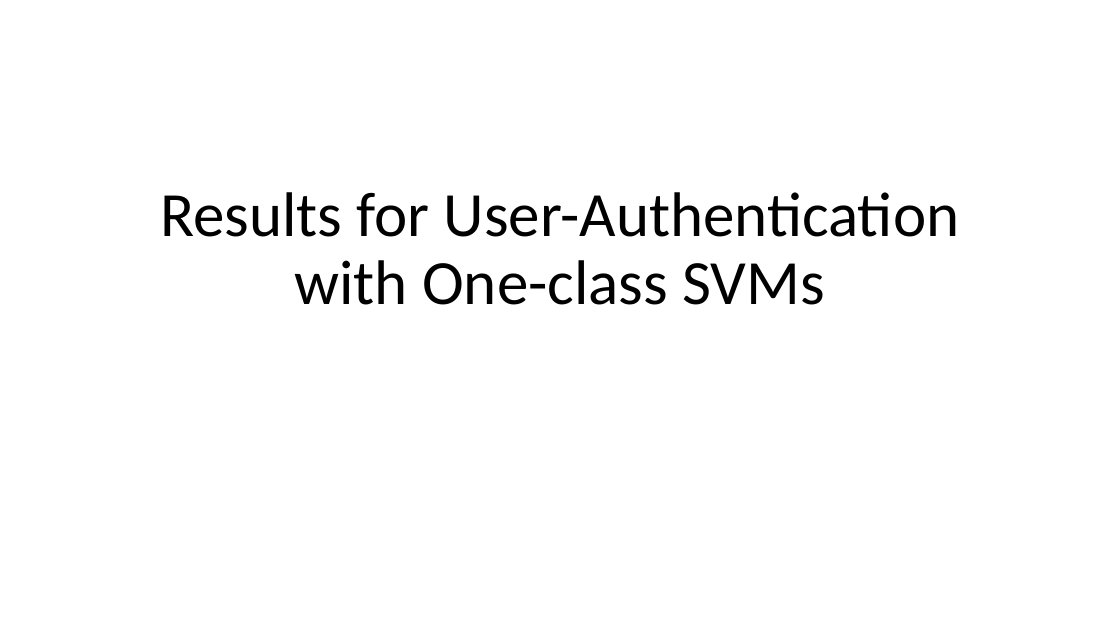
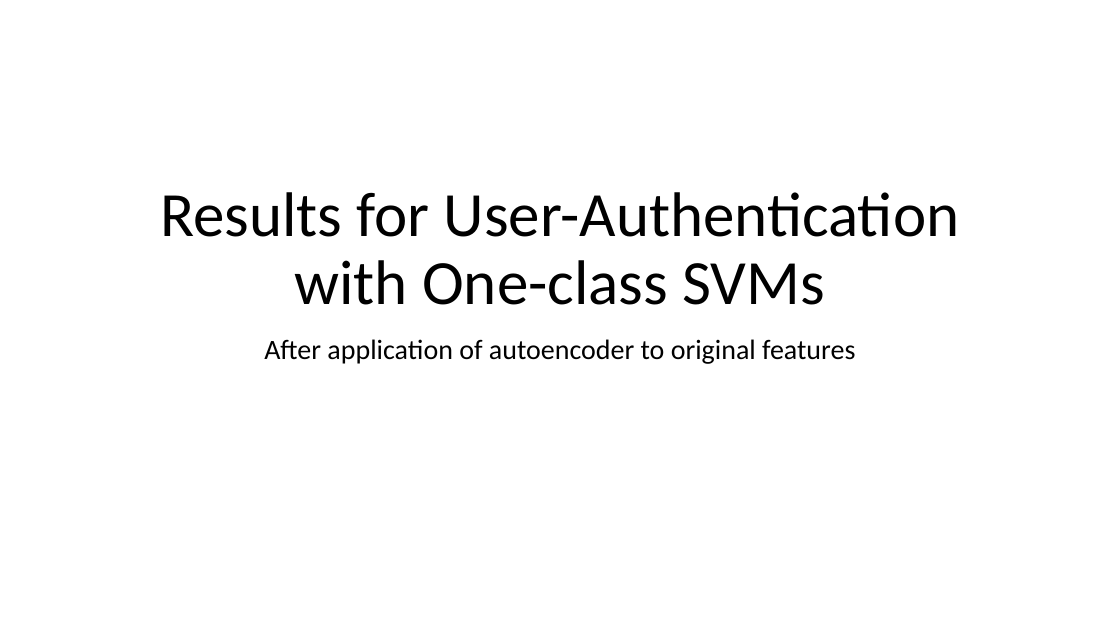
Before and after one commit to Elsee/Thesis, a slide deck: slide 1 of report SVM handcrafted and PCA/User-authentication with Once-Class SVM after AE.pptx. Drawn at 1120x630 pixels with LibreOffice and Linux fonts; fonts in the diff are those of the drawing. Boxes give left, top, right and bottom in pixels: in the first picture for what was removed or moved away, otherwise in the second. Text is boxed around its words. In the diff, an @@ line names an element or a change of style, - is before the commit and + after.

```diff
--- a/report SVM handcrafted and PCA/User-authentication with Once-Class SVM after AE.pptx
+++ b/report SVM handcrafted and PCA/User-authentication with Once-Class SVM after AE.pptx
@@ subtitle added at (x1=264, y1=339, x2=855, y2=364), 24 pt, text #000000 @@
+After application of autoencoder to original features
```
Also in this commit, not shown: 2 other slides changed, 6 other files.
